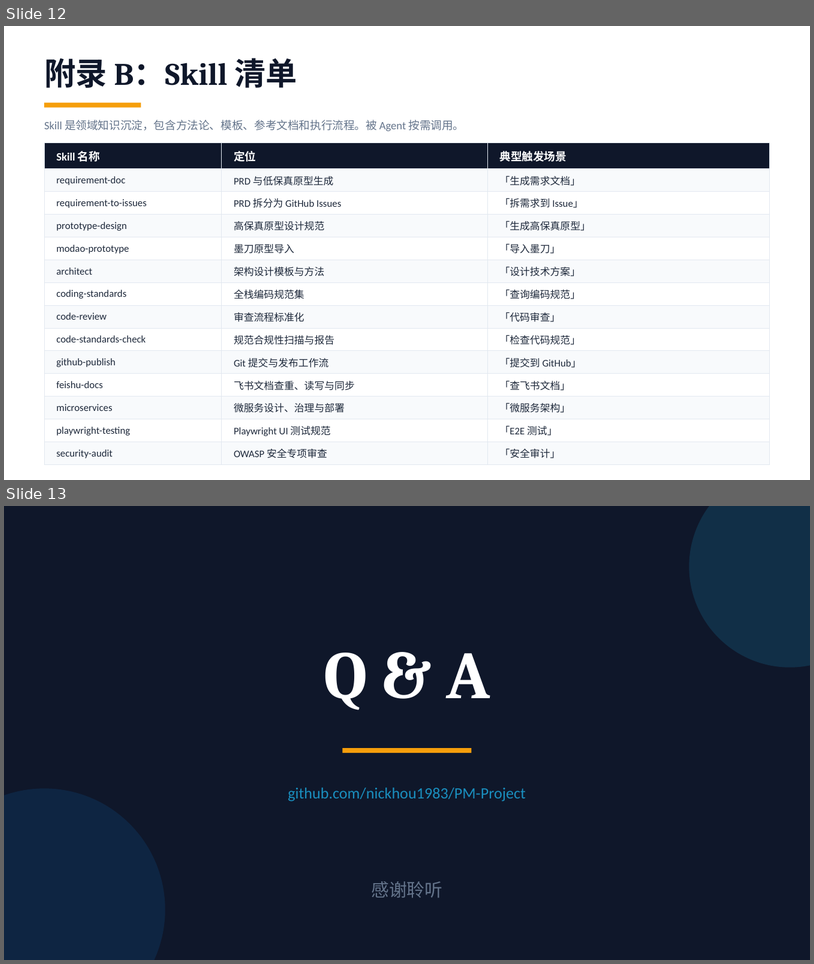
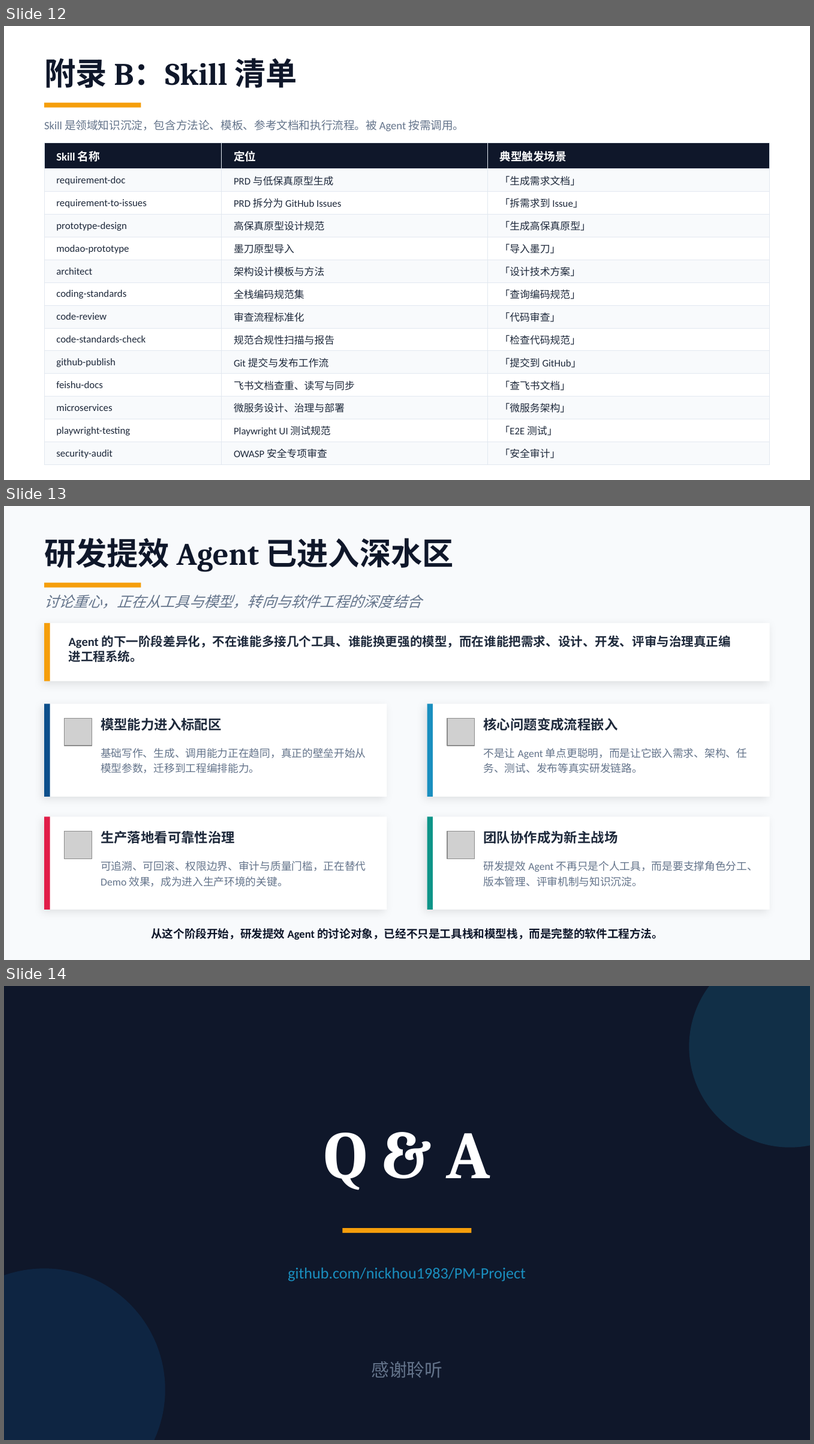
Before and after one commit to nickhou1983/PM-Project, a slide deck: PM-Project-Intro.pptx. Shown one above the other, each under a label of ours: slides 12 and 13 before the commit, slides 12, 13 and 14 after it. The pictures are 814x964 and 814x1444 pixels, drawn with LibreOffice and Linux fonts; fonts in the diff are those of the drawing; grey boxes stand for pictures; background and template pictures are left out. Boxes give left, top, right and bottom in pixels: in the first picture for what was removed or moved away, otherwise in the second. Text is boxed around its words. In the diff, an @@ line names an element or a change of style, - is before the commit and + after.

Commit message:
refactor(agent): remove deprecated code workflows and refresh intro deck

```diff
--- a/PM-Project-Intro.pptx
+++ b/PM-Project-Intro.pptx
@@ slide 13 added at <box>4,506,810,960</box>, background #F8FAFC @@
@@ text added at <box>44,538,454,571</box>, 28 pt, text #0F172A, bold @@
+研发提效 Agent 已进入深水区
@@ rectangle added at <box>44,583,141,588</box>, fill #F59E0B @@
@@ text added at <box>44,594,422,609</box>, 13 pt, text #64748B, italic @@
+讨论重心，正在从工具与模型，转向与软件工程的深度结合
@@ rectangle added at <box>44,623,770,681</box>, fill #FFFFFF @@
@@ rectangle added at <box>44,623,50,681</box>, fill #F59E0B @@
@@ text added at <box>69,635,731,662</box>, 11 pt, text #1E293B, bold @@
+Agent 的下一阶段差异化，不在谁能多接几个工具、谁能换更强的模型，而在谁能把需求、设计、开发、评审与治理真正编进工程系统。
@@ rectangle added at <box>44,703,387,796</box>, fill #FFFFFF @@
@@ rectangle added at <box>44,703,50,796</box>, fill #0D4F8B @@
@@ rectangle added at <box>428,703,770,796</box>, fill #FFFFFF @@
@@ rectangle added at <box>428,703,433,796</box>, fill #1A8FBF @@
@@ picture added at <box>65,718,92,745</box> @@
@@ text added at <box>101,718,221,730</box>, 12 pt, text #1E293B, bold @@
+模型能力进入标配区
@@ picture added at <box>447,718,475,745</box> @@
@@ text added at <box>484,718,618,730</box>, 12 pt, text #1E293B, bold @@
+核心问题变成流程嵌入
@@ text added at <box>101,748,366,773</box>, 9.5 pt, text #64748B @@
+基础写作、生成、调用能力正在趋同，真正的壁垒开始从模型参数，迁移到工程编排能力。
@@ text added at <box>484,748,747,773</box>, 9.5 pt, text #64748B @@
+不是让 Agent 单点更聪明，而是让它嵌入需求、架构、任务、测试、发布等真实研发链路。
@@ rectangle added at <box>44,816,387,909</box>, fill #FFFFFF @@
@@ rectangle added at <box>44,816,50,909</box>, fill #E11D48 @@
@@ rectangle added at <box>428,816,770,909</box>, fill #FFFFFF @@
@@ rectangle added at <box>428,816,433,909</box>, fill #0D9488 @@
@@ picture added at <box>65,831,92,858</box> @@
@@ text added at <box>101,831,235,843</box>, 12 pt, text #1E293B, bold @@
+生产落地看可靠性治理
@@ picture added at <box>447,831,475,858</box> @@
@@ text added at <box>484,831,618,843</box>, 12 pt, text #1E293B, bold @@
+团队协作成为新主战场
@@ text added at <box>101,861,366,886</box>, 9.5 pt, text #64748B @@
+可追溯、可回滚、权限边界、审计与质量门槛，正在替代 Demo 效果，成为进入生产环境的关键。
@@ text added at <box>484,861,758,886</box>, 9.5 pt, text #64748B @@
+研发提效 Agent 不再只是个人工具，而是要支撑角色分工、版本管理、评审机制与知识沉淀。
@@ text added at <box>151,928,663,939</box>, 10 pt, text #0F172A, bold @@
+从这个阶段开始，研发提效 Agent 的讨论对象，已经不只是工具栈和模型栈，而是完整的软件工程方法。
@@ what was slide 13 is now slide 14 @@
```
Also in this commit, not shown: 26 other files.
